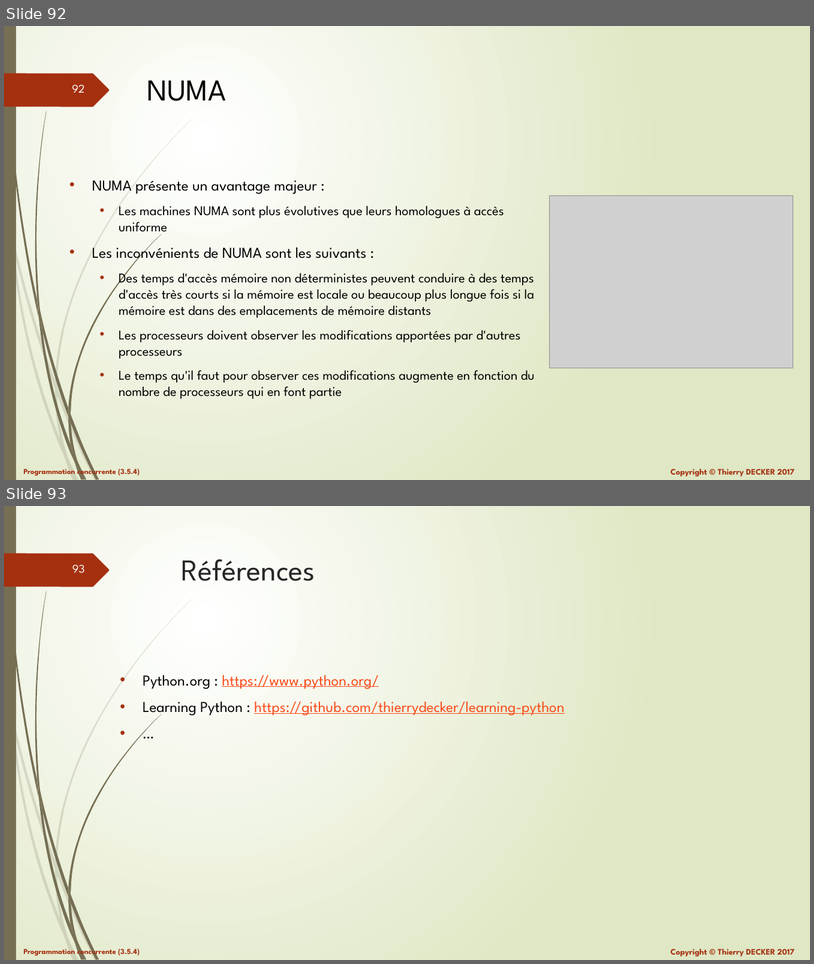
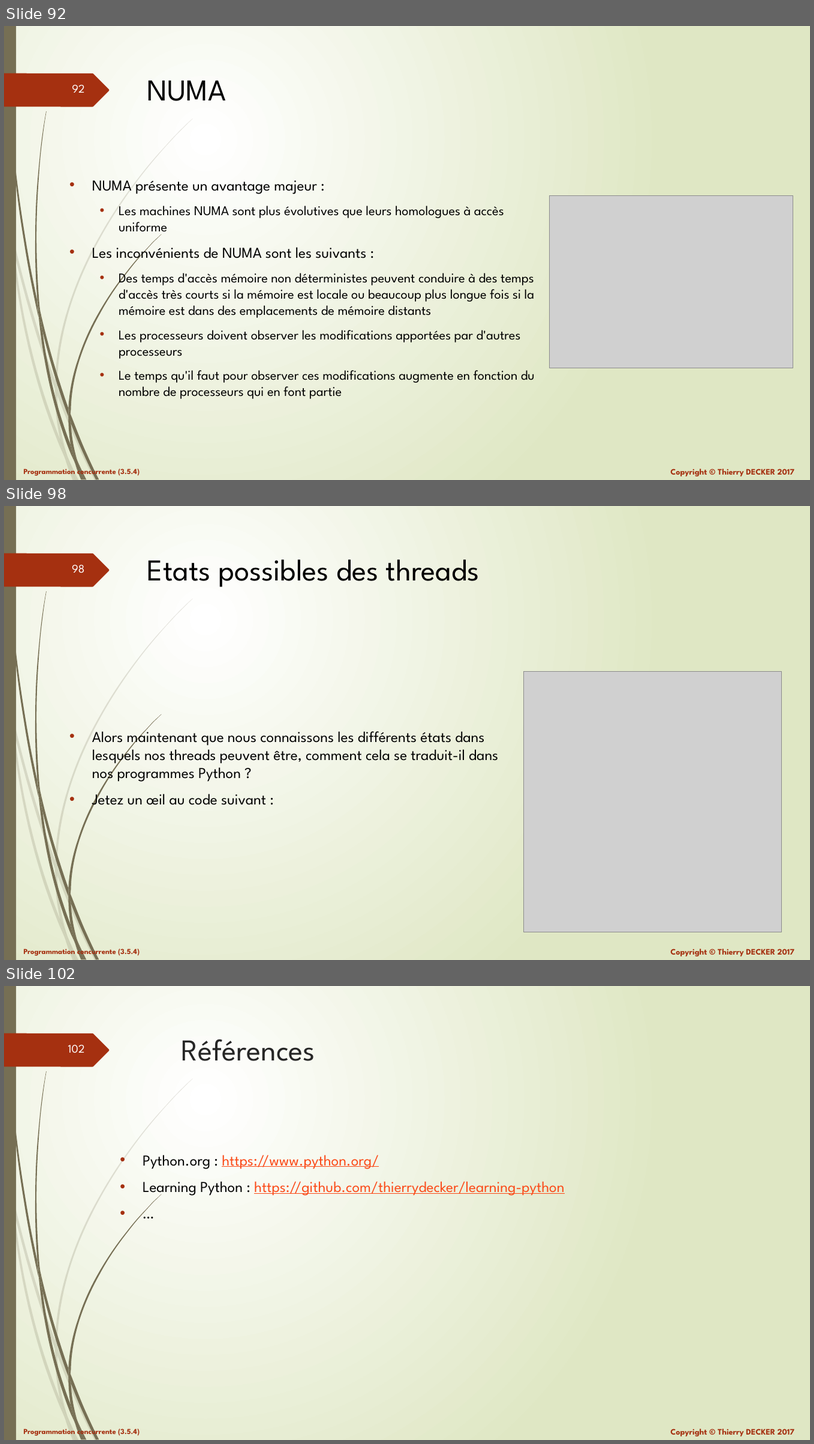
Before and after one commit to VikmanTheRacoon/learning-python, a slide deck: documentations/python-103.pptx. Shown one above the other, each under a label of ours: slides 92 and 93 before the commit, slides 92, 98 and 102 after it; the slides between them are not shown. The pictures are 814x964 and 814x1444 pixels, drawn with LibreOffice and Linux fonts; fonts in the diff are those of the drawing; grey boxes stand for pictures. Boxes give left, top, right and bottom in pixels: in the first picture for what was removed or moved away, otherwise in the second. Text is boxed around its words. In the diff, an @@ line names an element or a change of style, - is before the commit and + after.

```diff
--- a/documentations/python-103.pptx
+++ b/documentations/python-103.pptx
@@ slide 98 added at [4,506,810,960], background gradient #FFFFFF to #DFE8C4; not listed: 27 template elements that a slide beside it also shows @@
@@ title added at [147,559,480,587], 36 pt, text #000000 @@
+Etats possibles des threads
@@ picture added at [524,671,782,932] @@
@@ text added at [92,726,498,808], 18 pt, text #000000 @@
+• Alors maintenant que nous connaissons les différents états dans lesquels nos threads peuvent être, comment cela se traduit-il dans nos programmes Python ?
+• Jetez un œil au code suivant :
@@ what was slide 93 is now slide 102 @@
@@ page number at [68,1045,85,1053]: text changed @@
-93
+102
```
Also in this commit, not shown: 8 other slides added, 1 other file.
